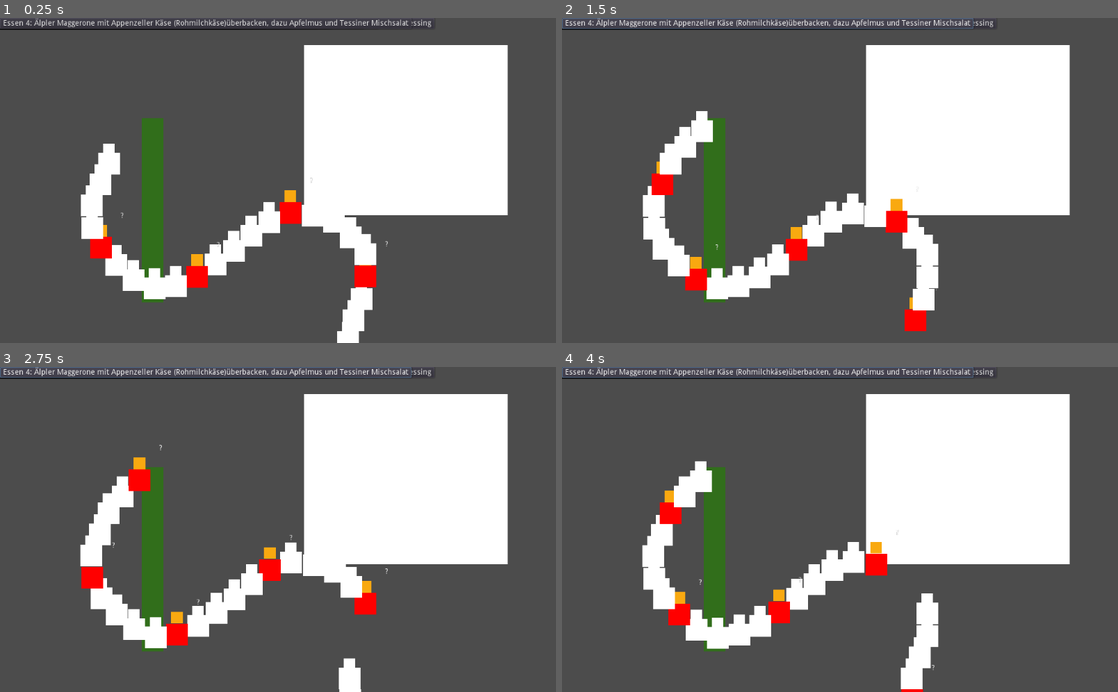
Above: before the commit, frames 1-4 (two rows, left to right).
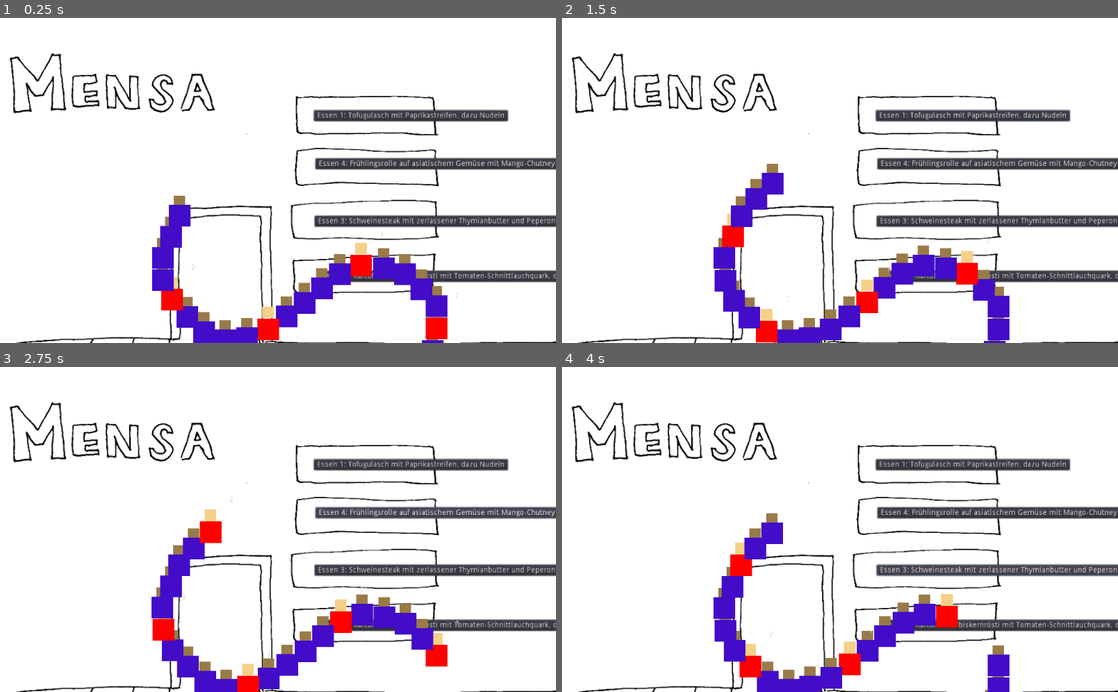
Above: after the commit, the same moments.

Repository: onsetsu/HPIGameJam
Game: Godot game, scene res://Scenes/Mensa.tscn
Same seed, same stepped clock (60 frames per second), same inputs: the game is played once before the commit and once after it. Before the commit the project has no main scene; this scene is started directly in both runs.
Inputs (mouse positions are in pixels of both pictures, inside the frame that each line leads up to):
- Up to frame 1 (0.25 s): no input
- Up to frame 2 (1.5 s): click "Essen 1: Tofugulasch mit Papr…" at 0.5 s; click (662, 24) at 1.25 s, where only the run before the commit has a clickable "Essen 1: Wurstgulasch mit Pap…"
- Up to frame 3 (2.75 s): click "Essen 4: Frühlingsrolle auf a…" at 2 s
- Up to frame 4 (4 s): click (706, 373) at 2.75 s, where only the run before the commit has a clickable "Essen 2: Hähnchengeschnetzelt…"; click "Essen 3: Schweinesteak mit ze…" at 3.5 s

The runs differ from the first frame. In frame 1, 78% of the frame differs, in the area x 0-100%, y 0-100%; in frame 2, 78%; in frame 3, 78%; in frame 4, 78%.

Commit message:
queue end

Diff:
--- a/Scenes/Mensa.tscn
+++ b/Scenes/Mensa.tscn
@@ -1,141 +1,153 @@
-[gd_scene load_steps=4 format=2]
+[gd_scene load_steps=5 format=2]
 
 [ext_resource path="res://Scripts/Mensa.gd" type="Script" id=1]
-[ext_resource path="res://Scenes/Queue.tscn" type="PackedScene" id=2]
+[ext_resource path="res://Sprites/Mensaschafe_klein.png" type="Texture" id=2]
 [ext_resource path="res://Scenes/Dish.tscn" type="PackedScene" id=3]
-[ext_resource path="res://Sprites/Mensaschafe_klein.png" type="Texture" id=4]
+[ext_resource path="res://Scenes/Queue.tscn" type="PackedScene" id=4]
 
 [node name="Mensa" type="Node2D"]
 script = ExtResource( 1 )
 
-[node name="Dishes" type="Node2D" parent="."]
+[node name="Sprite" type="Sprite" parent="."]
+position = Vector2( 934.772, 672.567 )
+scale = Vector2( 1.02628, 0.958102 )
+texture = ExtResource( 2 )
 
-[node name="Dish1" type="ColorRect" parent="Dishes"]
-margin_left = 560.39
-margin_top = 50.1494
-margin_right = 935.39
-margin_bottom = 364.149
+[node name="dishes" type="Node2D" parent="."]
+position = Vector2( 578.279, 170.405 )
 
-[node name="Queue" parent="." instance=ExtResource( 2 )]
-position = Vector2( 280.995, 183.77 )
-speed = 100
-
-[node name="Tofugulasch" parent="." instance=ExtResource( 3 )]
+[node name="Tofugulasch" parent="dishes" instance=ExtResource( 3 )]
 _name = "Tofugulasch mit Paprikastreifen, dazu Nudeln"
 _ingredients = [ "Gluten", "Soja" ]
 _number = 1
 
-[node name="Wurstgulasch" parent="." instance=ExtResource( 3 )]
+[node name="Frühlingsrolle" parent="dishes" instance=ExtResource( 3 )]
+position = Vector2( 2.86401, 88.7824 )
+_name = "Frühlingsrolle auf asiatischem Gemüse mit Mango-Chutney und scharfem Kokosreis"
+_ingredients = [ "Knoblauch", "Ei", "Soja", "Milch", "Gluten", "Senf" ]
+_number = 4
+
+[node name="Schweinesteak" parent="dishes" instance=ExtResource( 3 )]
+position = Vector2( 1.43188, 194.748 )
+_name = "Schweinesteak mit zerlassener Thymianbutter und Peperonata, dazu Kartoffelgnocchi"
+_ingredients = [ "Schweinefleisch", "Milch", "Gluten", "Eier", "Pilze" ]
+_number = 3
+
+[node name="Kartoffel-Kürbiskernrösti" parent="dishes" instance=ExtResource( 3 )]
+position = Vector2( 10.0238, 296.419 )
+_name = "Kartoffel-Kürbiskernrösti mit Tomaten-Schnittlauchquark, dazu Blattsalatvariation"
+_ingredients = [ "Milch", "Ei", "Senf", "Gluten", "Soja" ]
+_number = 4
+
+[node name="end_point" type="Node2D" parent="."]
+position = Vector2( 411.54, 279.968 )
+__meta__ = {
+"_edit_group_": true
+}
+
+[node name="finished" type="Node2D" parent="end_point"]
+
+[node name="Queue" parent="end_point" instance=ExtResource( 4 )]
+speed = 100
+
+[node name="more_dishes" type="Node2D" parent="."]
+editor/display_folded = true
+position = Vector2( 15.4893, -75.4089 )
+__meta__ = {
+"_edit_group_": true
+}
+
+[node name="Wurstgulasch" parent="more_dishes" instance=ExtResource( 3 )]
 _name = "Wurstgulasch mit Paprikastreifen, dazu Nudeln"
 _ingredients = [ "Gluten", "Soja", "Schweinefleisch" ]
 _number = 1
 
-[node name="Hähnchengeschnetzeltes" parent="." instance=ExtResource( 3 )]
+[node name="Hähnchengeschnetzeltes" parent="more_dishes" instance=ExtResource( 3 )]
 _name = "Hähnchengeschnetzeltes Züricher Art, dazu junge Erbsen und Röstiecken"
 _ingredients = [ "Milch", "Geflügel", "Alkohol" ]
 _number = 2
 
-[node name="Matjesfilets" parent="." instance=ExtResource( 3 )]
+[node name="Matjesfilets" parent="more_dishes" instance=ExtResource( 3 )]
 _name = "Matjesfilets mit Dillschmand, dazu Bratkartoffeln und Gurkensalat"
 _ingredients = [ "Fisch", "Schweinefleisch", "Milch" ]
 _number = 3
 
-[node name="Süßkartoffel-Curry" parent="." instance=ExtResource( 3 )]
+[node name="Süßkartoffel-Curry" parent="more_dishes" instance=ExtResource( 3 )]
 _name = "Süßkartoffel-Curry mit Kichererbsen und Blattspinat, dazu Basmatireis"
 _ingredients = [ "Knoblauch", "Curry", "Erdnüsse", "Soja" ]
 _number = 4
 
-[node name="Gemüseeintopf" parent="." instance=ExtResource( 3 )]
+[node name="Gemüseeintopf" parent="more_dishes" instance=ExtResource( 3 )]
 _name = "Gemüseeintopf mit Kichererbsen, dazu Brot"
 _ingredients = [ "Gluten", "Knoblauch", "Pilze" ]
 _number = 1
 
-[node name="Topfwurst" parent="." instance=ExtResource( 3 )]
+[node name="Topfwurst" parent="more_dishes" instance=ExtResource( 3 )]
 _name = "Topfwurst mit buntem Sauerkraut und Salzkartoffeln"
 _ingredients = [ "Schweinefleisch", "Gluten" ]
 _number = 1
 
-[node name="Schweinenackenbraten" parent="." instance=ExtResource( 3 )]
+[node name="Schweinenackenbraten" parent="more_dishes" instance=ExtResource( 3 )]
 _name = "Schweinenackenbraten mit Rosenkohl und Semmelknödeln"
 _ingredients = [ "Schweinefleisch", "Rosenkohl", "Gluten", "Ei", "Milch" ]
 _number = 2
 
-[node name="Seelachs" parent="." instance=ExtResource( 3 )]
+[node name="Seelachs" parent="more_dishes" instance=ExtResource( 3 )]
 _name = "Seelachs in Kräuter-Ei-Hülle auf Dänischer Senfsauce mit Tricolore-Gemüse und Kartoffelgratin"
 _ingredients = [ "Fisch", "Ei", "Senf", "Milch", "Gluten" ]
 _number = 3
 
-[node name="Kartoffel-Kürbiskernrösti" parent="." instance=ExtResource( 3 )]
-_name = "Kartoffel-Kürbiskernrösti mit Tomaten-Schnittlauchquark, dazu Blattsalatvariation"
-_ingredients = [ "Milch", "Ei", "Senf", "Gluten", "Soja" ]
-_number = 4
-
-[node name="Hefeklöße" parent="." instance=ExtResource( 3 )]
+[node name="Hefeklöße" parent="more_dishes" instance=ExtResource( 3 )]
 _name = "Hefeklöße mit Waldbeeren oder Zimtpflaumen"
 _ingredients = [ "Ei", "Milch", "Gluten" ]
 _number = 1
 
-[node name="Hering" parent="." instance=ExtResource( 3 )]
+[node name="Hering" parent="more_dishes" instance=ExtResource( 3 )]
 _name = "Hering nach Hausfrauen Art mit Salzkartoffeln und Gurkensalat"
 _ingredients = [ "Fisch", "Ei", "Milch", "Senf" ]
 _number = 2
 
-[node name="Schweinesteak" parent="." instance=ExtResource( 3 )]
-_name = "Schweinesteak mit zerlassener Thymianbutter und Peperonata, dazu Kartoffelgnocchi"
-_ingredients = [ "Schweinefleisch", "Milch", "Gluten", "Eier", "Pilze" ]
-_number = 3
-
-[node name="Gelbe Linsen" parent="." instance=ExtResource( 3 )]
+[node name="Gelbe Linsen" parent="more_dishes" instance=ExtResource( 3 )]
 _name = "Gelbe Linsen mit Kokos-Curry und Bananen-Soja-Shake"
 _ingredients = [ "Soja", "Knoblauch", "Curry" ]
 _number = 4
 
-[node name="Spaghetti" parent="." instance=ExtResource( 3 )]
+[node name="Spaghetti" parent="more_dishes" instance=ExtResource( 3 )]
 _name = "Spaghetti mit Florentiner Sauce"
 _ingredients = [ "Knoblauch", "Gluten", "Soja" ]
 _number = 1
 
-[node name="Vegetarische Klopse" parent="." instance=ExtResource( 3 )]
+[node name="Vegetarische Klopse" parent="more_dishes" instance=ExtResource( 3 )]
 _name = "Vegetarische Klopse mit Möhrengemüse und Salzkartoffeln"
 _ingredients = [ "Ei", "Soja", "Gluten", "Pilze" ]
 _number = 2
 
-[node name="Königsberger Klopse" parent="." instance=ExtResource( 3 )]
+[node name="Königsberger Klopse" parent="more_dishes" instance=ExtResource( 3 )]
 _name = "Königsberger Klopse mit Möhrengemüse und Langkornreis"
 _ingredients = [ "Schweinefleisch", "Rindfleisch", "Gluten", "Ei", "Senf", "Fisch" ]
 _number = 2
 
-[node name="Fangfrisches Fischfilet" parent="." instance=ExtResource( 3 )]
+[node name="Fangfrisches Fischfilet" parent="more_dishes" instance=ExtResource( 3 )]
 _name = "Fangfrisches Fischfilet mit Orangen-Pfeffersauce und Fenchel-Tomaten-Gemüse, dazu Bandnudeln"
 _ingredients = [ "Fisch", "Gluten", "Milch", "Ei", "Alkohol" ]
 _number = 3
 
-[node name="Frühlingsrolle" parent="." instance=ExtResource( 3 )]
-_name = "Frühlingsrolle auf asiatischem Gemüse mit Mango-Chutney und scharfem Kokosreis"
-_ingredients = [ "Knoblauch", "Ei", "Soja", "Milch", "Gluten", "Senf" ]
-_number = 4
-
-[node name="Brühnudeln" parent="." instance=ExtResource( 3 )]
+[node name="Brühnudeln" parent="more_dishes" instance=ExtResource( 3 )]
 _name = "Brühnudeln mit Wurzelgemüse und Sojawürfeln, dazu Brot"
 _ingredients = [ "Gluten", "Soja", "Pilze" ]
 _number = 1
 
-[node name="Hähnchenbruststreifen" parent="." instance=ExtResource( 3 )]
+[node name="Hähnchenbruststreifen" parent="more_dishes" instance=ExtResource( 3 )]
 _name = "Hähnchenbruststreifen in Honig-Senf-Sauce mit Mandel-Kartoffeln, dazu Salatmix mit Mandarinen-Joghurt-Dressing"
 _ingredients = [ "Senf", "Milch", "Erdnüsse", "Geflügel" ]
 _number = 2
 
-[node name="Gulasch" parent="." instance=ExtResource( 3 )]
+[node name="Gulasch" parent="more_dishes" instance=ExtResource( 3 )]
 _name = "Gulasch mit Rosenkohl und Semmelknödeln oder Spätzle"
 _ingredients = [ "Schweinefleisch", "Rindfleisch", "Knoblauch", "Alkohol", "Gluten", "Ei", "Milch", "Rosenkohl" ]
 _number = 3
 
-[node name="Älpler Maggerone" parent="." instance=ExtResource( 3 )]
+[node name="Älpler Maggerone" parent="more_dishes" instance=ExtResource( 3 )]
 _name = "Älpler Maggerone mit Appenzeller Käse (Rohmilchkäse)überbacken, dazu Apfelmus und Tessiner Mischsalat"
 _ingredients = [ "Milch", "Gluten" ]
 _number = 4
-
-[node name="Sprite" type="Sprite" parent="."]
-position = Vector2( 934.772, 672.567 )
-scale = Vector2( 1.02628, 0.958102 )
-texture = ExtResource( 3 )
--- a/Scenes/Person.tscn
+++ b/Scenes/Person.tscn
@@ -10,9 +10,11 @@
 margin_top = -19.0
 margin_right = 21.0
 margin_bottom = 21.0
+color = Color( 0.262745, 0.0509804, 0.792157, 1 )
 
 [node name="head" type="ColorRect" parent="."]
 margin_left = -9.5
 margin_top = -35.9
 margin_right = 11.5
 margin_bottom = -18.9
+color = Color( 0.603922, 0.482353, 0.286275, 1 )
--- a/Scenes/Queue.tscn
+++ b/Scenes/Queue.tscn
@@ -10,13 +10,6 @@
 [node name="Queue" type="Node2D"]
 script = ExtResource( 1 )
 
-[node name="ColorRect" type="ColorRect" parent="."]
-margin_left = -20.0
-margin_top = 1.0
-margin_right = 20.0
-margin_bottom = 341.0
-color = Color( 0.196078, 0.435294, 0.109804, 1 )
-
 [node name="entities" type="Node2D" parent="."]
 
 [node name="path" type="Path2D" parent="."]
--- a/Scenes/Sheep.tscn
+++ b/Scenes/Sheep.tscn
@@ -1,10 +1,6 @@
-[gd_scene load_steps=3 format=2]
+[gd_scene load_steps=2 format=2]
 
 [ext_resource path="res://Scripts/Sheep.gd" type="Script" id=1]
-
-[sub_resource type="CapsuleShape2D" id=1]
-radius = 41.1504
-height = 81.3989
 
 [node name="Sheep" type="Node2D"]
 script = ExtResource( 1 )
@@ -22,16 +18,10 @@
 margin_right = 30.5
 margin_bottom = -1.79999
 rect_scale = Vector2( 0.542294, 0.542294 )
-color = Color( 0.980392, 0.666667, 0.0666667, 1 )
+color = Color( 0.964706, 0.819608, 0.537255, 1 )
 
 [node name="assigned_dish" type="Label" parent="."]
 margin_left = 37.0501
 margin_top = -65.5501
 margin_right = 77.0501
 margin_bottom = -51.5501
-
-[node name="area" type="Area2D" parent="."]
-space_override = 1
-
-[node name="collision" type="CollisionShape2D" parent="area"]
-shape = SubResource( 1 )
--- a/Scripts/Mensa.gd
+++ b/Scripts/Mensa.gd
@@ -1,19 +1,44 @@
 extends Node2D
 
-# Declare member variables here. Examples:
-# var a = 2
-# var b = "text"
-
-# Called when the node enters the scene tree for the first time.
 func _ready():
     pass # Replace with function body.
 
-# Called every frame. 'delta' is the elapsed time since the previous frame.
-#func _process(delta):
-#    pass
+func _process(delta):
+    pass
 
+# show details
+# -------------------------------------------------------------------------
 func selected_sheep(sheep):
-    print('new sheep')
+    print('should show details')
 
 func unselected_sheep(sheep):
-    print('no')
+    print('hide details')
+
+# queue end
+# -------------------------------------------------------------------------
+func reparent_finished_person(person):
+    var former_parent = person.get_parent()
+    if former_parent:
+        former_parent.remove_child(person)
+    $end_point/finished.add_child(person)
+    person.position = Vector2(0, 0)
+
+# check suitability
+# -------------------------------------------------------------------------
+func current_dishes():
+    return $dishes.get_children()
+
+func check(sheep):
+    var dishes = current_dishes()
+    if not sheep.assigned_dish:
+        return failure(sheep)
+    _check(sheep, dishes[sheep.assigned_dish], dishes)
+
+func _check(sheep, dish, all_dishes):
+    pass
+
+func success(sheep):
+    print('What a happy sheep!')
+
+func failure(sheep):
+    print('Oh no! Your sheep died.')
--- a/Scripts/Person.gd
+++ b/Scripts/Person.gd
@@ -13,4 +13,5 @@
 #    pass
 
 func end_reached():
-    queue_free()
+    pass
+    #queue_free()
--- a/Scripts/Queue.gd
+++ b/Scripts/Queue.gd
@@ -2,6 +2,8 @@
 
 var sheep_scene = preload("res://Scenes/Sheep.tscn")
 var person_scene = preload("res://Scenes/Person.tscn")
+
+onready var Mensa = get_tree().get_root().get_node('Mensa')
 
 export var speed = 30
 
@@ -9,7 +11,9 @@
 
 func _ready():
     path_length = $path.curve.get_baked_length()
+    spawn_wave()
 
+func spawn_wave():
     for i in range(0,25):
         var entity
         if i % 5 == 0:
@@ -28,5 +32,8 @@
         follow_path.offset += speed * delta
         if follow_path.offset > path_length:
             var person = follow_path.get_children()[0]
+
+            Mensa.reparent_finished_person(person)
+
             person.end_reached()
             follow_path.queue_free()
--- a/Scripts/Sheep.gd
+++ b/Scripts/Sheep.gd
@@ -52,4 +52,6 @@
     return pos.distance_to(mouse_pos) <= 150
 
 func end_reached():
-    queue_free()
+    unselect()
+    Mensa.check(self)
+    #queue_free()
--- a/project.godot
+++ b/project.godot
@@ -16,7 +16,16 @@
 [application]
 
 config/name="MensaSheepSimulator"
+run/main_scene="res://Scenes/Mensa.tscn"
 config/icon="res://icon.png"
+
+[input]
+
+click={
+"deadzone": 0.5,
+"events": [ Object(InputEventMouseButton,"resource_local_to_scene":false,"resource_name":"","device":-1,"alt":false,"shift":false,"control":false,"meta":false,"command":false,"button_mask":0,"position":Vector2( 0, 0 ),"global_position":Vector2( 0, 0 ),"factor":1.0,"button_index":1,"pressed":false,"doubleclick":false,"script":null)
+ ]
+}
 
 [rendering]
 
